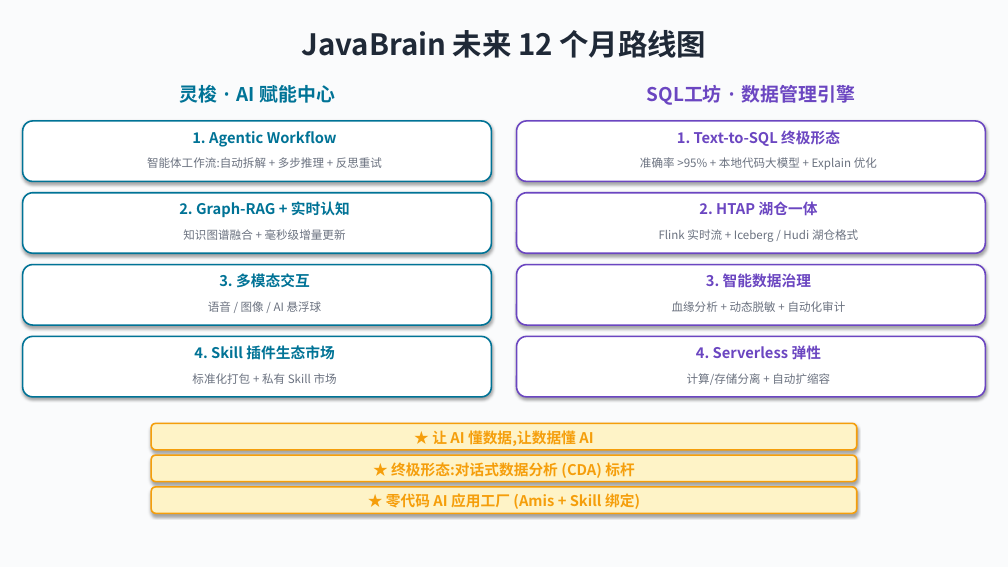
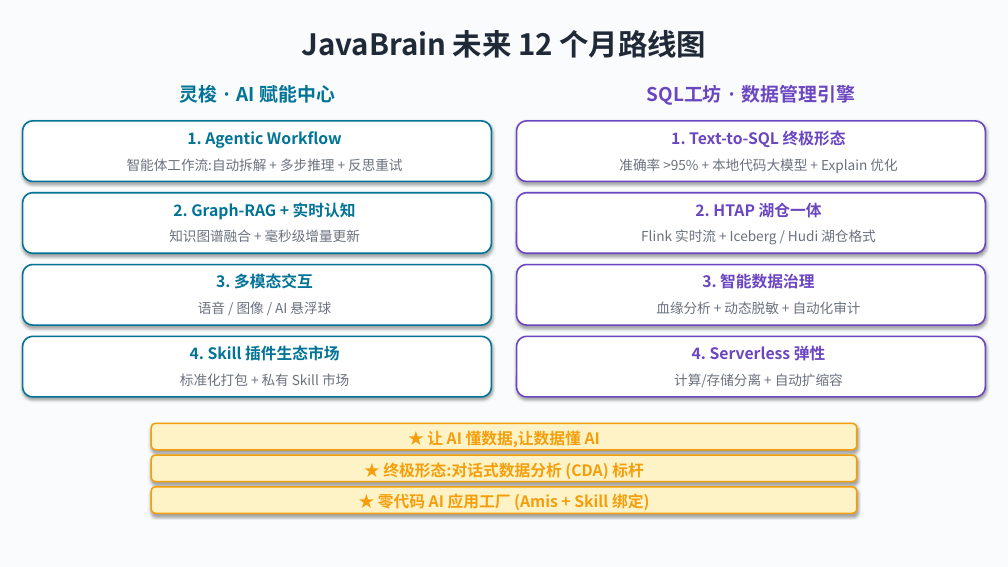
Before and after one commit to wb04307201/java-brain, a slide deck: slide 11 of docs/ppt/javabrain.pptx. Drawn at 1008x567 pixels with LibreOffice and Linux fonts; fonts in the diff are those of the drawing. Boxes give left, top, right and bottom in pixels: in the first picture for what was removed or moved away, otherwise in the second. Text is boxed around its words. In the diff, an @@ line names an element or a change of style, - is before the commit and + after.

```diff
--- a/docs/ppt/javabrain.pptx
+++ b/docs/ppt/javabrain.pptx
@@ size 11 to 13 pt in 8 elements at box(127, 158, 402, 171), box(169, 229, 360, 242), box(198, 301, 331, 314), box(180, 373, 349, 386), box(619, 158, 897, 173), box(641, 229, 875, 245), box(656, 301, 861, 314), box(674, 373, 843, 387) @@
@@ size 14 to 15 pt in 11 elements at box(187, 131, 342, 148), box(173, 202, 356, 220), box(216, 273, 313, 289), box(190, 345, 339, 361), box(671, 130, 846, 147), box(695, 202, 822, 218), box(702, 274, 814, 288), box(692, 345, 825, 361), box(427, 430, 600, 447), box(383, 462, 643, 479), box(378, 493, 649, 513) @@
```
Also in this commit, not shown: 3 other slides changed, 2 other files.
